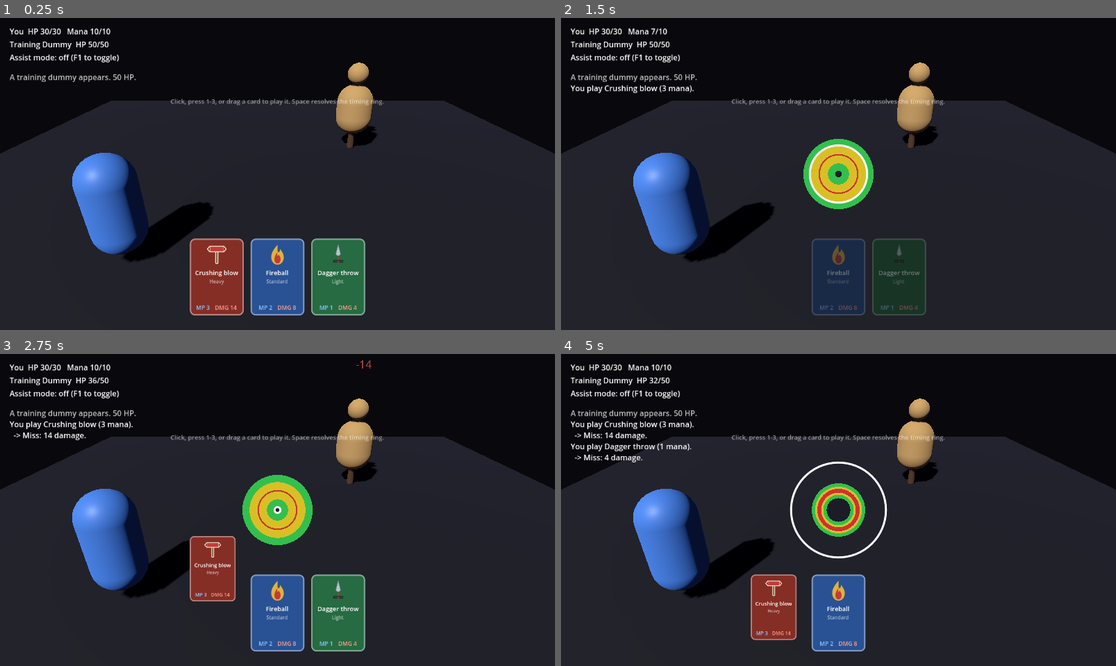
Above: before the commit, frames 1-4 (two rows, left to right).
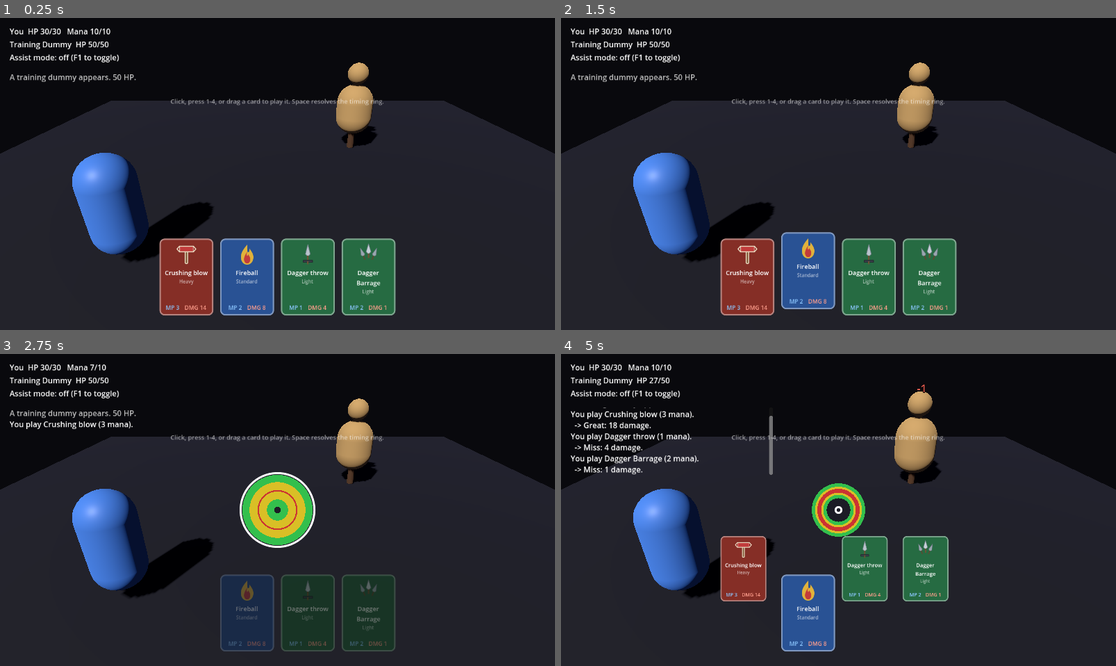
Above: after the commit, the same moments.

Repository: KDJ18/Gamer-Game
Game: Godot game, scene res://scenes/combat_test/combat_test.tscn
Same seed, same stepped clock (60 frames per second), same inputs: the game is played once before the commit and once after it.
Inputs (mouse positions are in pixels of both pictures, inside the frame that each line leads up to):
- Up to frame 1 (0.25 s): no input
- Up to frame 2 (1.5 s): tap Enter at 0.5 s; drag from (777, 276) to (894, 105) at 0.52 s; drag from (838, 276) to (810, 236) at 1.27 s
- Up to frame 3 (2.75 s): move the mouse to (338, 612) at 2.02 s; tap 1 at 2.1 s; click (338, 612) at 2.17 s; tap 4 at 2.3 s
- Up to frame 4 (5 s): drag from (810, 572) to (672, 463) at 2.77 s; tap Space at 3.5, 3.77 s; move the mouse to (1005, 556) at 3.52 s; tap 3 at 3.6 s; click (1005, 556) at 3.67 s; tap 4 at 3.8 s; drag from (672, 463) to (755, 432) at 4.27 s

The runs differ from the first frame. In frame 1, 7.3% of the frame differs, in the area x 28-72%, y 26-96%; in frame 2, 13%, in the area x 1-72%, y 3-96%; in frame 3, 8.5%; in frame 4, 11%.

Commit message:
Record Weapon Master card pool notes; add Dagger Barrage card
DESIGN.md section 10: captured the Weapon Master common/uncommon/rare
card drafts (Slash, Backstab, Quickdraw, Double Down, etc.) as
unbalanced design notes, and flagged the new systems they'd need
(bleed/stun status effects, multi-enemy targeting, RNG chance effects,
mash/slider event kinds, reactive cards) before they can be built.

Implemented the one piece that's ready now: a dagger card where each
dagger deals 1 damage and the number that land scales with ring
accuracy. This needed no new code -- CardEventData's tier_multipliers
already IS "how many daggers land per tier" once baseDamage is 1, so
it's purely a data-driven card (data/cards/dagger_barrage.json), reusing
dagger_throw's ring geometry as a placeholder. Draft tier counts:
miss/good/great/crit -> 1/2/4/6 daggers.

Added to the playable hand (key 4) and covered by two new combat-state
tests confirming a miss still lands the guaranteed 1 dagger and a
dead-center press lands all 6.

Co-Authored-By: Claude Sonnet 5 <noreply@anthropic.com>
Claude-Session: https://claude.ai/code/session_0133u5XmM4Hy95iQydgB1xez

Diff:
--- /dev/null
+++ b/assets/icons/card_dagger_barrage.svg
@@ -0,0 +1,16 @@
+<svg xmlns="http://www.w3.org/2000/svg" width="64" height="64" viewBox="0 0 64 64">
+  <g stroke-linejoin="round" stroke-linecap="round">
+    <g transform="rotate(-22 32 32) translate(-13 0)">
+      <path d="M32 8 L37 26 L32 31 L27 26 Z" fill="#9aa6b0" stroke="#6d7882" stroke-width="1.2"/>
+      <rect x="30.5" y="29" width="3" height="11" fill="#5c4830"/>
+    </g>
+    <g>
+      <path d="M32 4 L38 24 L32 30 L26 24 Z" fill="#c6d0d8" stroke="#7d8892" stroke-width="1.4"/>
+      <rect x="30.3" y="27.5" width="3.4" height="13" fill="#6b5335"/>
+    </g>
+    <g transform="rotate(22 32 32) translate(13 0)">
+      <path d="M32 8 L37 26 L32 31 L27 26 Z" fill="#9aa6b0" stroke="#6d7882" stroke-width="1.2"/>
+      <rect x="30.5" y="29" width="3" height="11" fill="#5c4830"/>
+    </g>
+  </g>
+</svg>
--- /dev/null
+++ b/data/cards/dagger_barrage.json
@@ -0,0 +1,15 @@
+{
+  "id": "dagger_barrage",
+  "name": "Dagger Barrage",
+  "type": "light",
+  "manaCost": 2,
+  "baseDamage": 1,
+  "icon": "res://assets/icons/card_dagger_barrage.svg",
+  "event": {
+    "kind": "ring",
+    "durationMs": 1100,
+    "zoneScale": 0.7,
+    "critBase": 4.0,
+    "tierMultipliers": [1, 2, 4, 6]
+  }
+}
--- a/scenes/combat_test/combat_test.gd
+++ b/scenes/combat_test/combat_test.gd
@@ -47,7 +47,7 @@
 	var dummy := Combatant.new("dummy", "Training Dummy", 50, 0, true, 0)
 
 	var hand: Array[Card] = []
-	for id in ["crushing_blow", "fireball", "dagger_throw"]:
+	for id in ["crushing_blow", "fireball", "dagger_throw", "dagger_barrage"]:
 		var card: Card = CardDatabase.get_card(id)
 		if card != null:
 			hand.append(card)
@@ -87,6 +87,7 @@
 			KEY_1: _try_play(0)
 			KEY_2: _try_play(1)
 			KEY_3: _try_play(2)
+			KEY_4: _try_play(3)
 
 func _try_play(index: int) -> void:
 	if combat.phase != CombatState.Phase.PLAYER_CHOOSING:
--- a/scenes/combat_test/combat_test.tscn
+++ b/scenes/combat_test/combat_test.tscn
@@ -185,5 +185,5 @@
 theme_override_colors/font_color = Color(1, 1, 1, 0.55)
 theme_override_font_sizes/font_size = 13
 horizontal_alignment = 1
-text = "Click, press 1-3, or drag a card to play it. Space resolves the timing ring."
+text = "Click, press 1-4, or drag a card to play it. Space resolves the timing ring."
 mouse_filter = 2
--- a/tests/test_combat_state.gd
+++ b/tests/test_combat_state.gd
@@ -15,6 +15,7 @@
 	t.assert_true(CardDatabase.has_card("crushing_blow"), "crushing_blow is loaded from data/cards")
 	t.assert_true(CardDatabase.has_card("fireball"), "fireball is loaded from data/cards")
 	t.assert_true(CardDatabase.has_card("dagger_throw"), "dagger_throw is loaded from data/cards")
+	t.assert_true(CardDatabase.has_card("dagger_barrage"), "dagger_barrage is loaded from data/cards")
 
 static func test_crushing_blow_crit_one_shots_the_dummy(t: TestRunner) -> void:
 	var combat := CombatState.new()
@@ -61,6 +62,37 @@
 	t.assert_eq(combat.phase, CombatState.Phase.PLAYER_CHOOSING, "phase stays PLAYER_CHOOSING when the card is rejected")
 	combat.free()
 
+static func test_dagger_barrage_hit_count_scales_with_accuracy(t: TestRunner) -> void:
+	# Dagger Barrage: 1 damage per dagger, and the tier controls how many
+	# daggers land -- so damage dealt *is* the dagger count directly.
+	var combat := CombatState.new()
+	var player := _make_player()
+	var dummy := _make_dummy()
+	var hand: Array[Card] = [CardDatabase.get_card("dagger_barrage")]
+	combat.setup(player, dummy, hand)
+
+	combat.choose_card(hand[0])
+	combat.resolve_timing_press(0.0)  # far from target -> miss
+
+	t.assert_eq(dummy.hp, 50 - 1, "a miss still lands exactly 1 dagger (base effect), never 0")
+	combat.free()
+
+static func test_dagger_barrage_dead_center_lands_all_daggers(t: TestRunner) -> void:
+	var combat := CombatState.new()
+	var player := _make_player()
+	var dummy := _make_dummy()
+	var hand: Array[Card] = [CardDatabase.get_card("dagger_barrage")]
+	combat.setup(player, dummy, hand)
+
+	combat.choose_card(hand[0])
+	var ring := combat.current_ring_event()
+	var speed := ring.speed_px_per_ms()
+	var elapsed_at_target := (RingTimingEvent.RING_START_RADIUS - RingTimingEvent.TARGET_RADIUS) / speed
+	combat.resolve_timing_press(elapsed_at_target)
+
+	t.assert_eq(dummy.hp, 50 - 6, "a dead-center press lands all 6 daggers for 6 damage")
+	combat.free()
+
 static func test_passive_dummy_never_attacks_on_its_turn(t: TestRunner) -> void:
 	var combat := CombatState.new()
 	var player := _make_player()
@@ -85,5 +117,9 @@
 	test_far_off_press_still_deals_base_damage(t)
 	t.current_test = "test_cannot_afford_card_is_rejected"
 	test_cannot_afford_card_is_rejected(t)
+	t.current_test = "test_dagger_barrage_hit_count_scales_with_accuracy"
+	test_dagger_barrage_hit_count_scales_with_accuracy(t)
+	t.current_test = "test_dagger_barrage_dead_center_lands_all_daggers"
+	test_dagger_barrage_dead_center_lands_all_daggers(t)
 	t.current_test = "test_passive_dummy_never_attacks_on_its_turn"
 	test_passive_dummy_never_attacks_on_its_turn(t)
Not shown, added: assets/icons/card_dagger_barrage.svg.import
Not shown, changed: DESIGN.md
